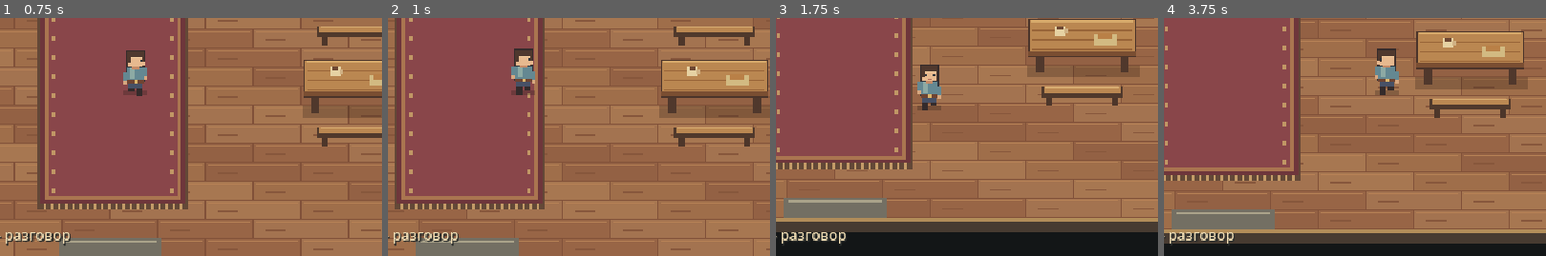
Above: before the commit, frames 1-4 (left to right).
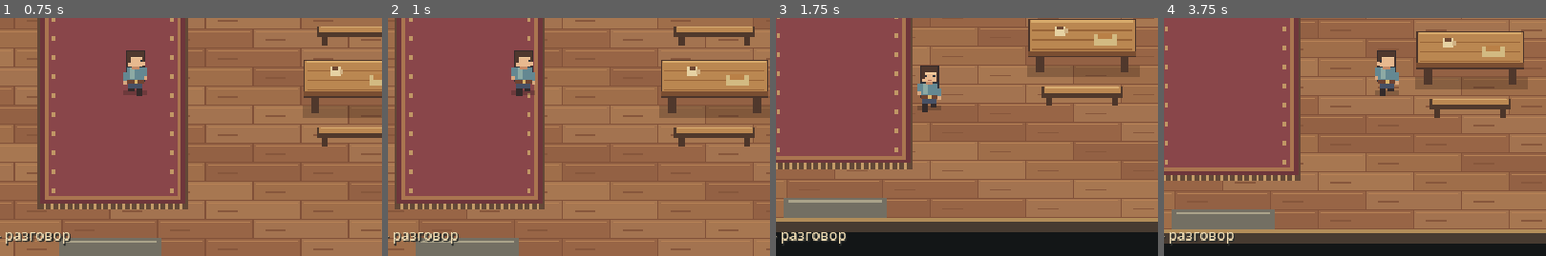
Above: after the commit, the same moments.

Repository: Zmeika-odinochka/EllaraRPG
Game: Godot game, scene res://scenes/guild.tscn
Two runs of this game, one before a commit and one after it. Both use one fixed random seed, a clock stepped at 60 frames per second and the inputs below.
Inputs (mouse positions are % of the whole screen's width and height, from its top left):
- Up to frame 1 (0.75 s): tap Enter at 0.5 s; move the mouse to (72, 45) at 0.52 s; hold D (move_right) from 0.53 s (still down); hold E (interact) from 0.53 s (still down); click (72, 45) at 0.67 s
- Up to frame 2 (1 s): keep holding D (move_right); keep holding E (interact)
- Up to frame 3 (1.75 s): move the mouse to (30, 55) at 1.27 s; release D (move_right) at 1.28 s; release E (interact) at 1.28 s; hold S (move_down) from 1.28 s (still down); tap E (interact) at 1.35 s
- Up to frame 4 (3.75 s): move the mouse to (60, 28) at 2.02 s; release S (move_down) at 2.03 s; hold D (move_right) 2.03-2.78 s; hold E (interact) 2.03-2.78 s; move the mouse to (45, 70) at 2.77 s; hold W (move_up) 2.78-3.53 s; tap E (interact) at 2.85 s; click (45, 70) at 2.92 s; move the mouse to (80, 65) at 3.52 s; hold A (move_left) from 3.53 s (still down); hold E (interact) from 3.53 s (still down)
The pictures show only the part of the screen within x 32-82%, y 50-100%; the shares and areas given below are measured in that part.

Frame 1 is identical in both runs. In frame 2, 0.3% of the frame differs, in the area x 32-39%, y 12-33%; in frame 3, 0.2%; in frame 4, 0.3%.

Commit message:
Fix head bouncing during walk animation

Diff:
--- a/scripts/pixel_character.gd
+++ b/scripts/pixel_character.gd
@@ -18,10 +18,9 @@
 
 
 func _draw() -> void:
-	var bob: int = 1 if walking and sin(step_time * 18.0) > 0 else 0
 	var stride: int = int(signf(sin(step_time * 18.0))) * 2 if walking else 0
 	draw_rect(Rect2(-10, -3, 20, 4), Color(0.1, 0.08, 0.07, 0.25))
-	draw_set_transform(Vector2(0, -bob))
+	# Keep the head and torso anchored; only the limbs move during a step.
 	# Boots, trousers, tunic, belt, hands, then the head.
 	pixel(-6, -7 + stride, 5, 7, "342b2b")
 	pixel(1, -7 - stride, 5, 7, "342b2b")
@@ -57,4 +56,3 @@
 		pixel(-7, -34, 14, 2, "9fc57a")
 		pixel(6, -35, 4, 4, "699d59")
 		pixel(7, -31, 2, 5, "9fc57a")
-	draw_set_transform(Vector2.ZERO)
--- /dev/null
+++ b/tests/character_animation.gd
@@ -0,0 +1,60 @@
+extends SceneTree
+## Render multiple walk phases and verify that the head stays anchored.
+
+const Character = preload("res://scripts/pixel_character.gd")
+var failures: int = 0
+
+
+func _initialize() -> void:
+	call_deferred("run_checks")
+
+
+func check(condition: bool, message: String) -> void:
+	if condition:
+		print("PASS: " + message)
+	else:
+		failures += 1
+		push_error("FAIL: " + message)
+
+
+func render_character(viewport: SubViewport, character: Node2D, phase: float) -> Image:
+	character.step_time = phase
+	character.queue_redraw()
+	await process_frame
+	await RenderingServer.frame_post_draw
+	return viewport.get_texture().get_image()
+
+
+func run_checks() -> void:
+	if DisplayServer.get_name() == "headless":
+		push_error("Animation rendering check requires a graphical renderer; omit --headless.")
+		quit(1)
+		return
+	var viewport := SubViewport.new()
+	viewport.size = Vector2i(64, 64)
+	viewport.transparent_bg = true
+	viewport.render_target_update_mode = SubViewport.UPDATE_ALWAYS
+	root.add_child(viewport)
+	var character := Character.new()
+	character.position = Vector2(32, 56)
+	viewport.add_child(character)
+	character.set_process(false)
+	for facing in [Vector2.DOWN, Vector2.UP, Vector2.LEFT, Vector2.RIGHT]:
+		character.facing = facing
+		character.walking = false
+		var idle: Image = await render_character(viewport, character, 0.0)
+		var head := idle.get_region(Rect2i(20, 16, 24, 17)).get_data()
+		var limbs := idle.get_region(Rect2i(20, 36, 24, 24)).get_data()
+		var head_is_stable: bool = true
+		var limbs_animate: bool = false
+		character.walking = true
+		for phase in [0.06, 0.12, 0.24, 0.36]:
+			var frame: Image = await render_character(viewport, character, phase)
+			head_is_stable = head_is_stable and frame.get_region(Rect2i(20, 16, 24, 17)).get_data() == head
+			limbs_animate = limbs_animate or frame.get_region(Rect2i(20, 36, 24, 24)).get_data() != limbs
+		check(head_is_stable, "Head stays fixed through walk phases facing " + str(facing))
+		check(limbs_animate, "Limbs still animate facing " + str(facing))
+	viewport.queue_free()
+	await process_frame
+	print("RESULT: %d failure(s)" % failures)
+	quit(0 if failures == 0 else 1)
